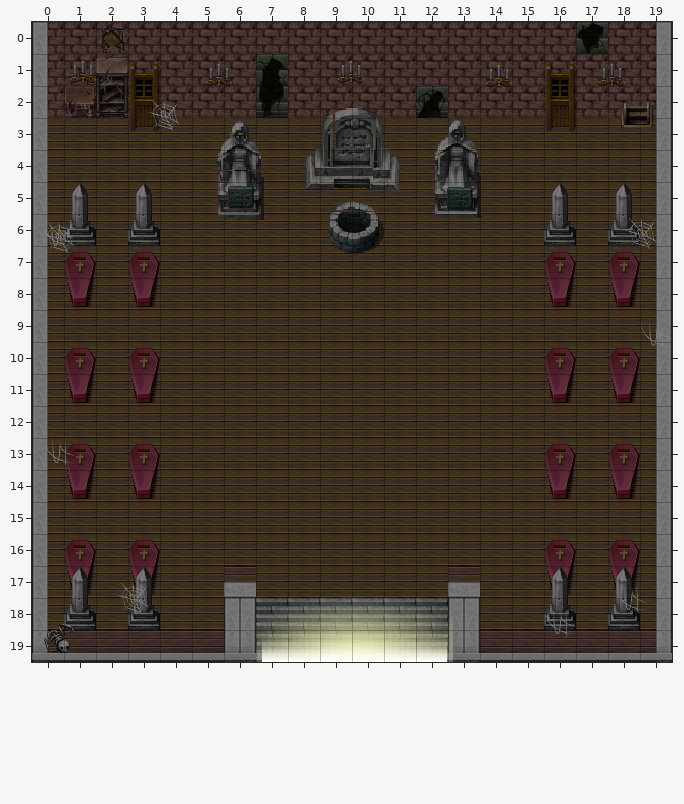
Two versions of a level (Tiled map, Mapas/DungeonTorrePlanta3/DungeonTorrePlanta3.tmx). That is the earlier state.
Cells are 32x32 px. Shown: x 0..19, y 0..19.
The same view after the edit:
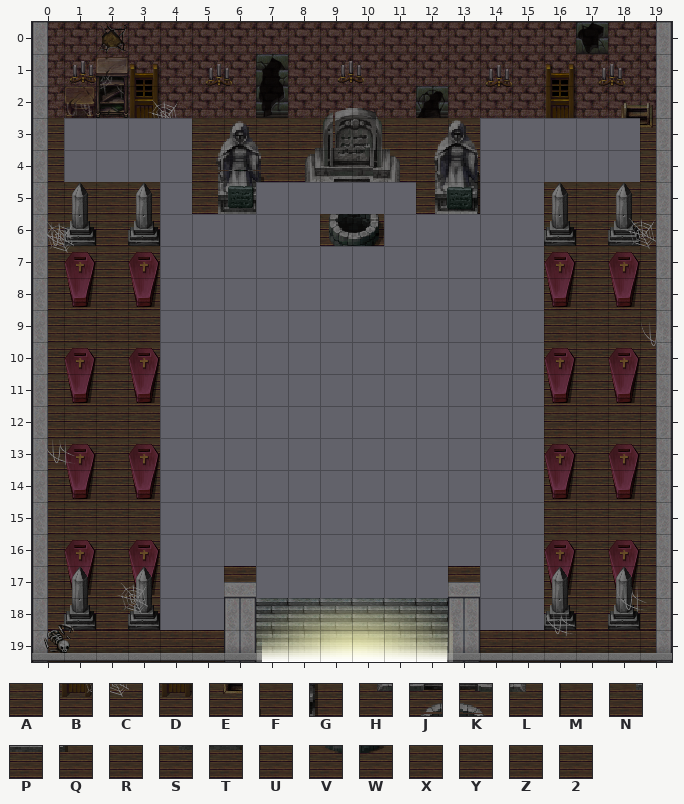
Key: from "DungeonTorrePlanta3": A 61, B 63, C 64, D 76, E 78, F 94, G 107, H 108, J 109, K 110, L 111, M 114, N 125, P 126, Q 127, R 131, S 132, T 133, U 134, V 149, W 150, X 348, Y 349, Z 350, 2 351.
_ is an empty cell.
Edits made:
Layer "Background" (now hidden):
y 3: x 1..4 AABC -> ____; x 14..18 AADAE -> _____
y 4: x 1..4 AAAA -> ____; x 14..18 FAAAA -> _____
y 5: x 4 A -> _; x 7..11 GHJKL -> _____; x 14..15 MA -> __
y 6: x 4..8 ANPQA -> _____; x 11..15 RSTUA -> _____
y 7: x 4..15 AAAAAVWAAAAA -> ____________
y 8..16: x 4..15 AAAAAAAAAAAA -> ____________
y 17: x 4..5 AA -> __; x 7..12 AXYZ2A -> ______; x 14..15 AA -> __
y 18: x 4..5 AA -> __; x 14..15 AA -> __
Boxes around the changes in both pictures, in picture pixels (x1, y1, x2, y2):
removed: (64, 118, 640, 630)
